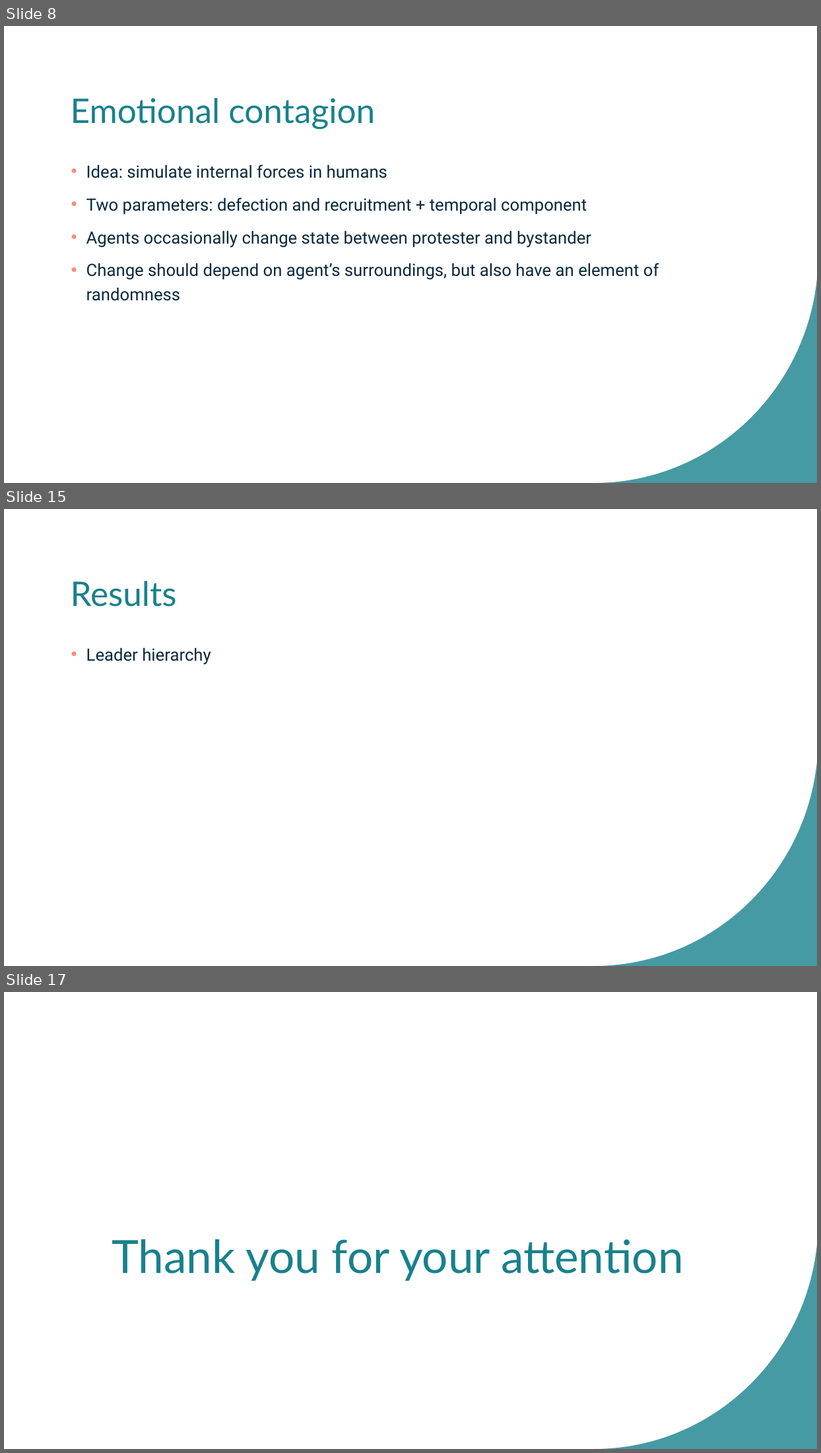
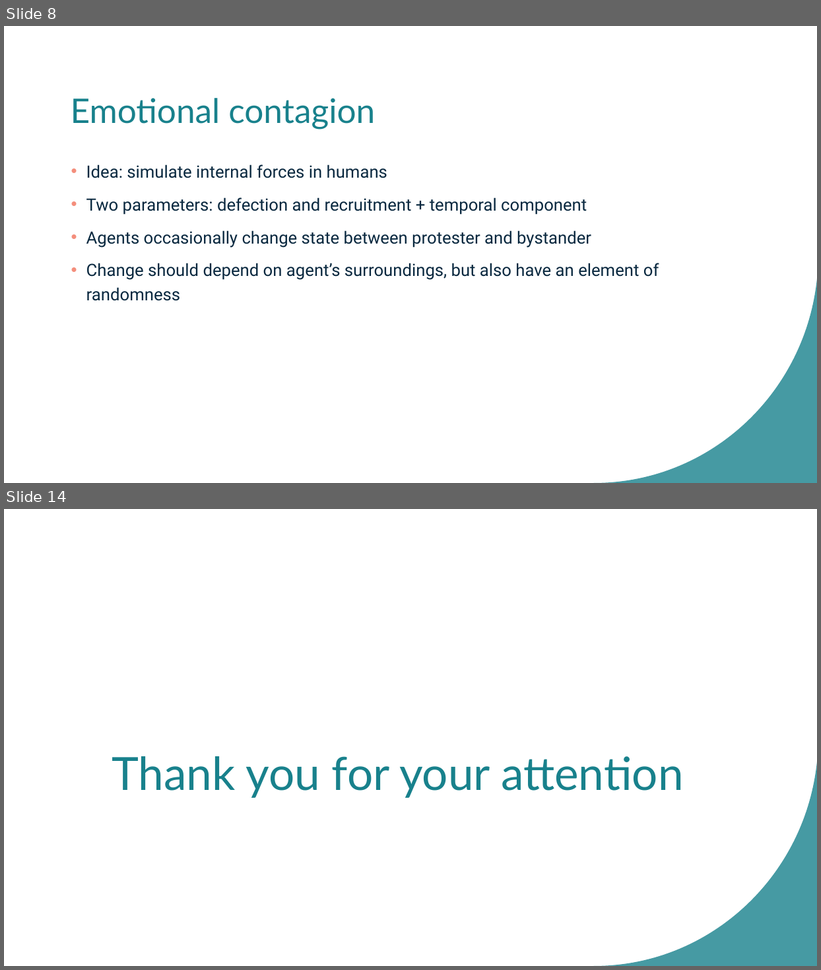
Before and after one commit to bajicluka01/CollectiveBehaviour-GroupA, a slide deck: GroupA-presentation.pptx. Shown one above the other, each under a label of ours: slides 8, 15 and 17 before the commit, slides 8 and 14 after it; the slides between them are not shown. The pictures are 821x1453 and 821x970 pixels, drawn with LibreOffice and Linux fonts; fonts in the diff are those of the drawing. Boxes give left, top, right and bottom in pixels: in the first picture for what was removed or moved away, otherwise in the second. Text is boxed around its words. In the diff, an @@ line names an element or a change of style, - is before the commit and + after.

```diff
--- a/GroupA-presentation.pptx
+++ b/GroupA-presentation.pptx
@@ slide 15 removed at (x1=4, y1=509, x2=817, y2=966), background #FFFFFF; not listed: 1 template element that a slide beside it also shows @@
@@ title removed at (x1=71, y1=581, x2=177, y2=607) @@
-Results
@@ text removed at (x1=86, y1=648, x2=211, y2=665) @@
-• Leader hierarchy
@@ what was slide 17 is now slide 14 @@
```
Also in this commit, not shown: 7 slides changed, 2 other slides removed, 6 other files.
